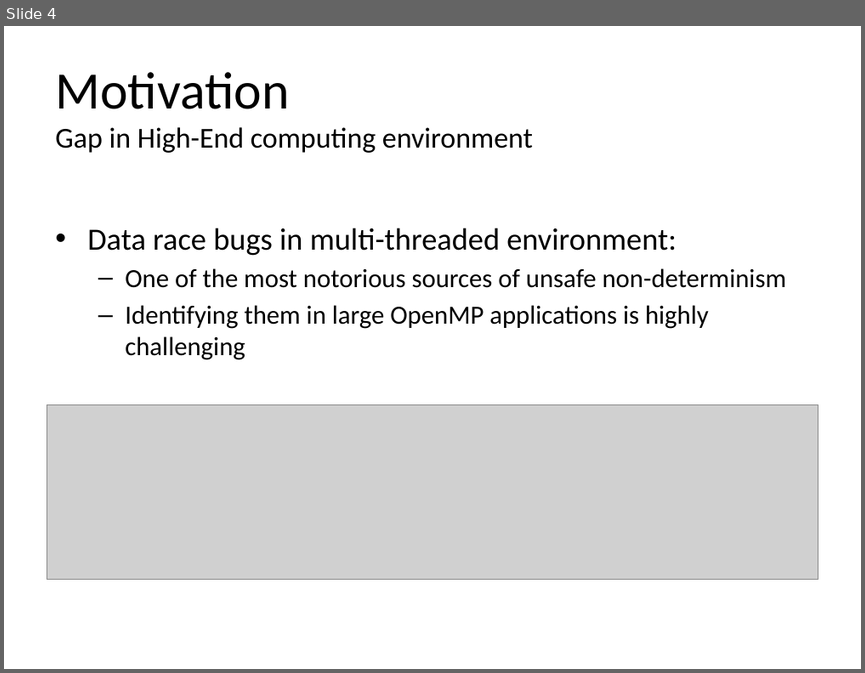
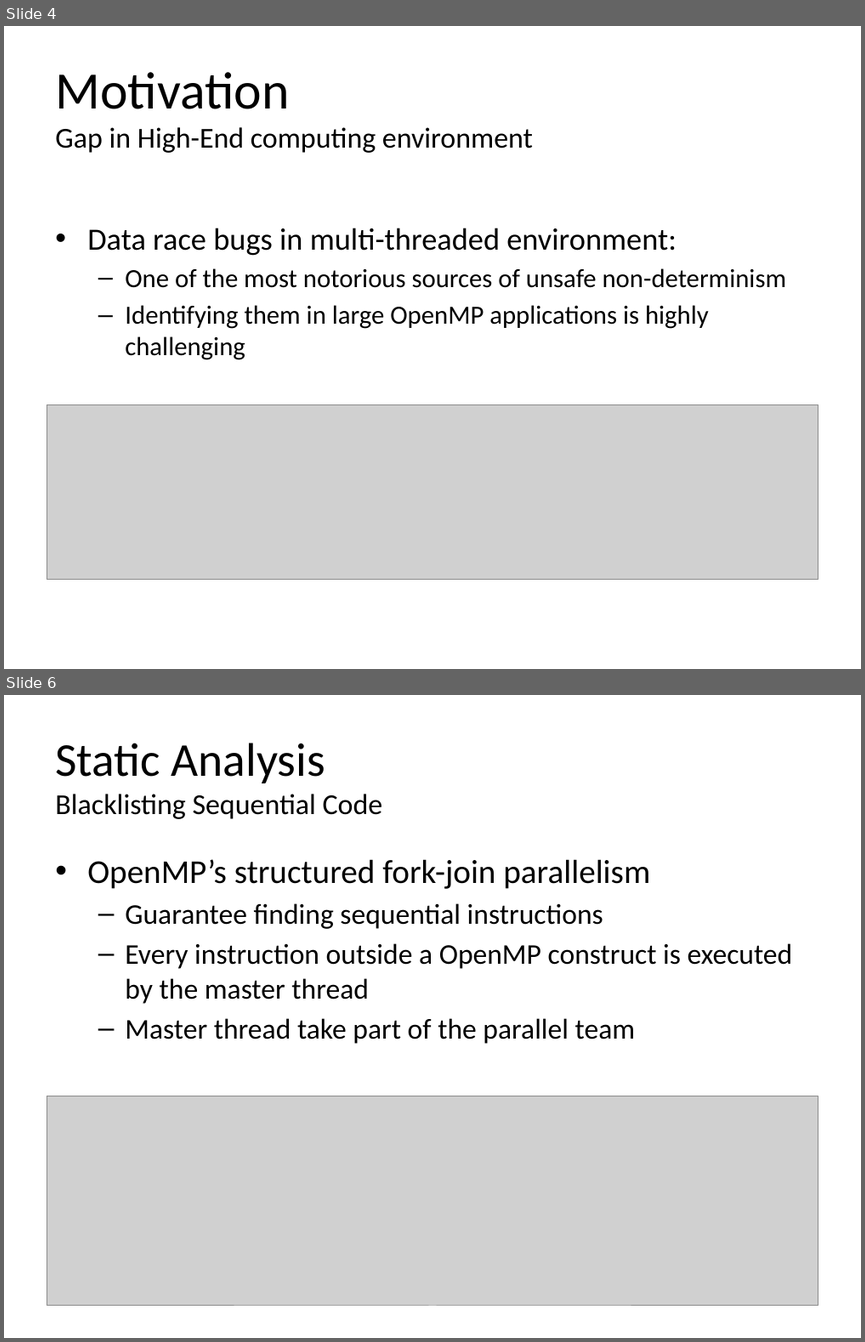
Before and after one commit to simoatze/oral_qualifier, a slide deck: presentation/presentation.pptx. Shown one above the other, each under a label of ours: slide 4 before the commit, slides 4 and 6 after it; the slides between them are not shown. The pictures are 865x673 and 865x1342 pixels, drawn with LibreOffice and Linux fonts; fonts in the diff are those of the drawing; grey boxes stand for pictures. Boxes give left, top, right and bottom in pixels: in the first picture for what was removed or moved away, otherwise in the second. Text is boxed around its words. In the diff, an @@ line names an element or a change of style, - is before the commit and + after.

```diff
--- a/presentation/presentation.pptx
+++ b/presentation/presentation.pptx
@@ slide 6 added at [4, 695, 861, 1338], background #FFFFFF @@
@@ title added at [55, 743, 383, 819], 24.3 pt, text #000000 @@
+Static Analysis
+Blacklisting Sequential Code
@@ text added at [87, 859, 793, 1043], 24 pt, text #000000 @@
+• OpenMP’s structured fork-join parallelism
+  – Guarantee finding sequential instructions
+  – Every instruction outside a OpenMP construct is executed by the master thread
+  – Master thread take part of the parallel team
@@ picture added at [46, 1096, 818, 1305] @@
```
Also in this commit, not shown: 2 other slides added, 1 slide removed, 3 other files.
